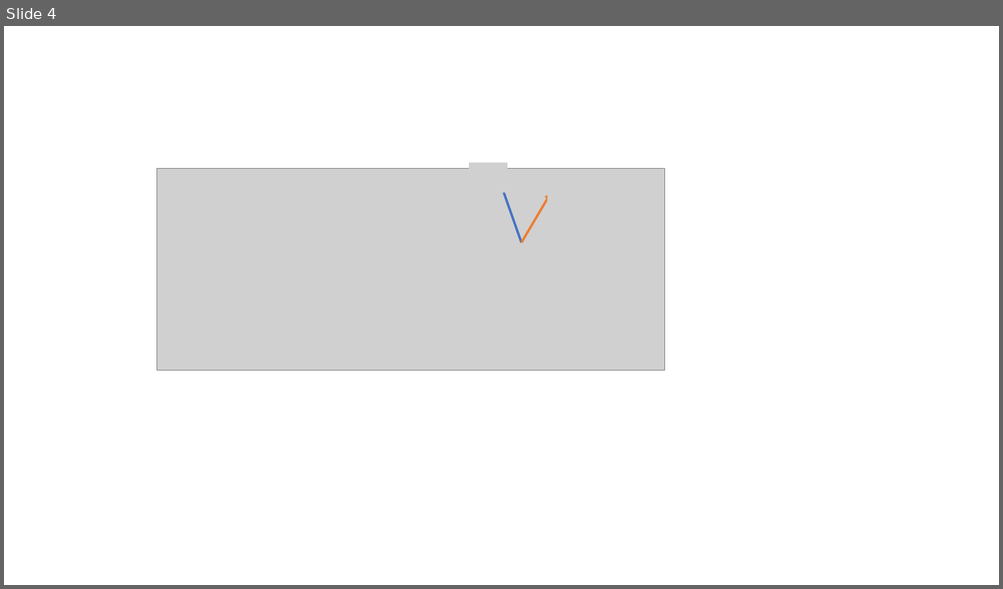
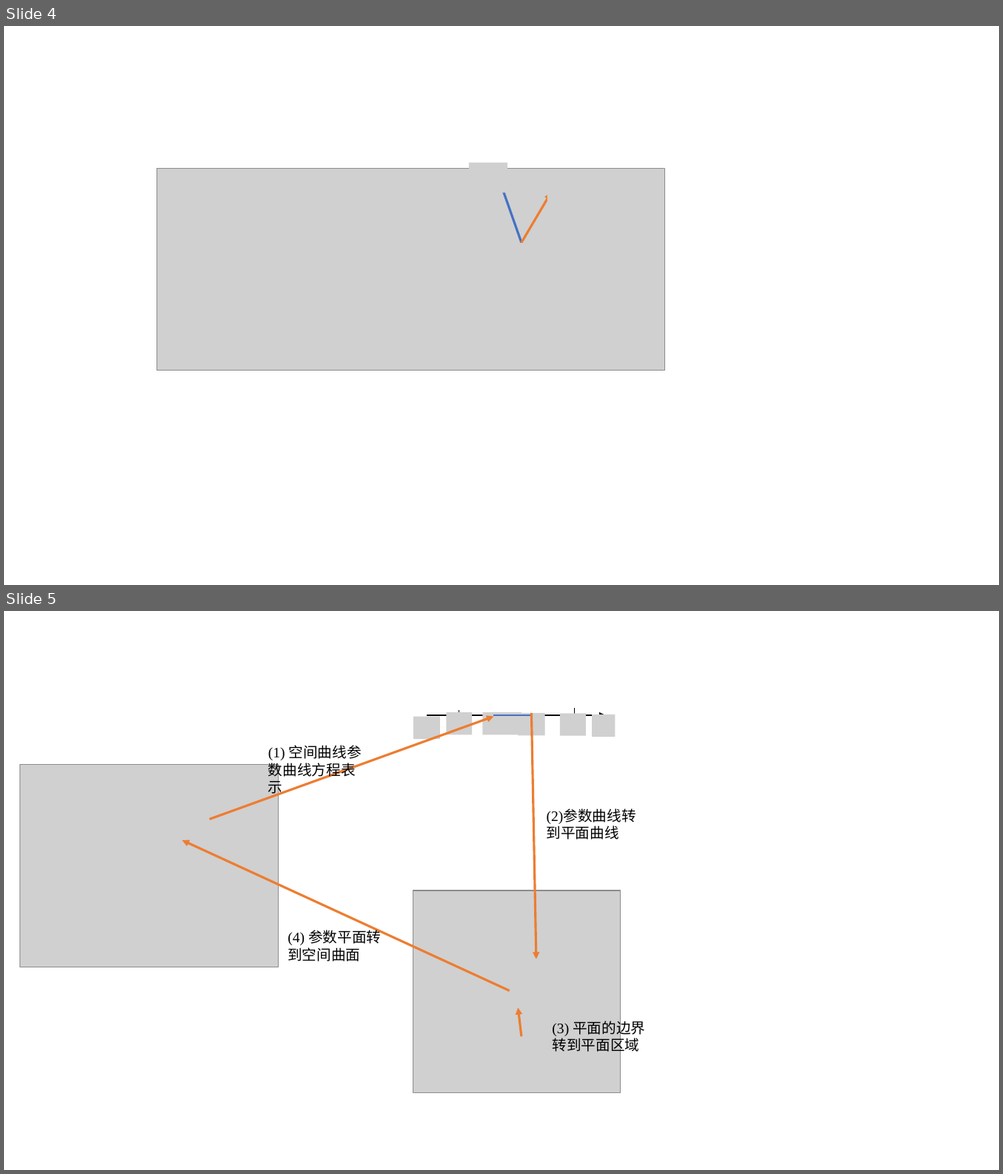
Before and after one commit to qingbo12/qingbo12.github.io, a slide deck: content/posts/Miscellanea/integral/images/曲线曲面示意图.pptx. Shown one above the other, each under a label of ours: slide 4 before the commit, slides 4 and 5 after it. The pictures are 1003x589 and 1003x1174 pixels, drawn with LibreOffice and Linux fonts; fonts in the diff are those of the drawing; grey boxes stand for pictures. Boxes give left, top, right and bottom in pixels: in the first picture for what was removed or moved away, otherwise in the second. Text is boxed around its words. In the diff, an @@ line names an element or a change of style, - is before the commit and + after.

```diff
--- a/content/posts/Miscellanea/integral/images/曲线曲面示意图.pptx
+++ b/content/posts/Miscellanea/integral/images/曲线曲面示意图.pptx
@@ slide 5 added at [4,611,999,1170], background #FFFFFF @@
@@ arrow added from (209, 819) to (493, 716), #ED7D31 2.25 pt @@
@@ picture added at [413,716,440,738] @@
@@ arrow added from (427, 715) to (606, 715), #000000 1 pt @@
@@ picture added at [447,712,472,735] @@
@@ line added from (459, 709) to (459, 715), #000000 1 pt @@
@@ picture added at [482,712,521,735] @@
@@ line added from (493, 715) to (530, 715), #4472C4 1.5 pt @@
@@ picture added at [518,713,545,735] @@
@@ arrow added from (532, 713) to (536, 960), #ED7D31 2.25 pt @@
@@ picture added at [560,713,586,735] @@
@@ line added from (575, 708) to (575, 715), #000000 1 pt @@
@@ picture added at [592,715,615,737] @@
@@ picture added at [20,765,278,968] @@
@@ text added at [268,745,361,797], 14 pt, text #000000 @@
+(1) 空间曲线参数曲线方程表示
@@ text added at [546,810,636,840], 14 pt, text #000000 @@
+(2)参数曲线转到平面曲线
@@ arrow added from (509, 991) to (182, 841), #ED7D31 2.25 pt @@
@@ picture added at [413,891,620,1093] @@
@@ text added at [287,928,381,962], 14 pt, text #000000 @@
+(4) 参数平面转到空间曲面
@@ arrow added from (521, 1037) to (518, 1008), #ED7D31 2.25 pt @@
@@ text added at [552,1018,645,1055], 14 pt, text #000000 @@
+(3) 平面的边界转到平面区域
```
Also in this commit, not shown: 3 other files.
